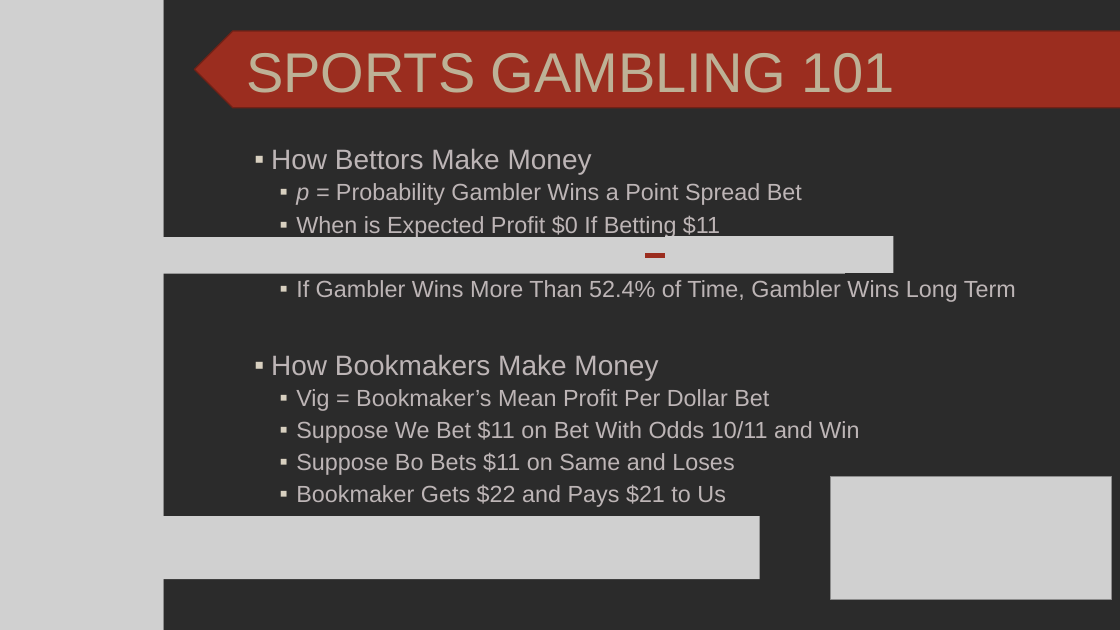
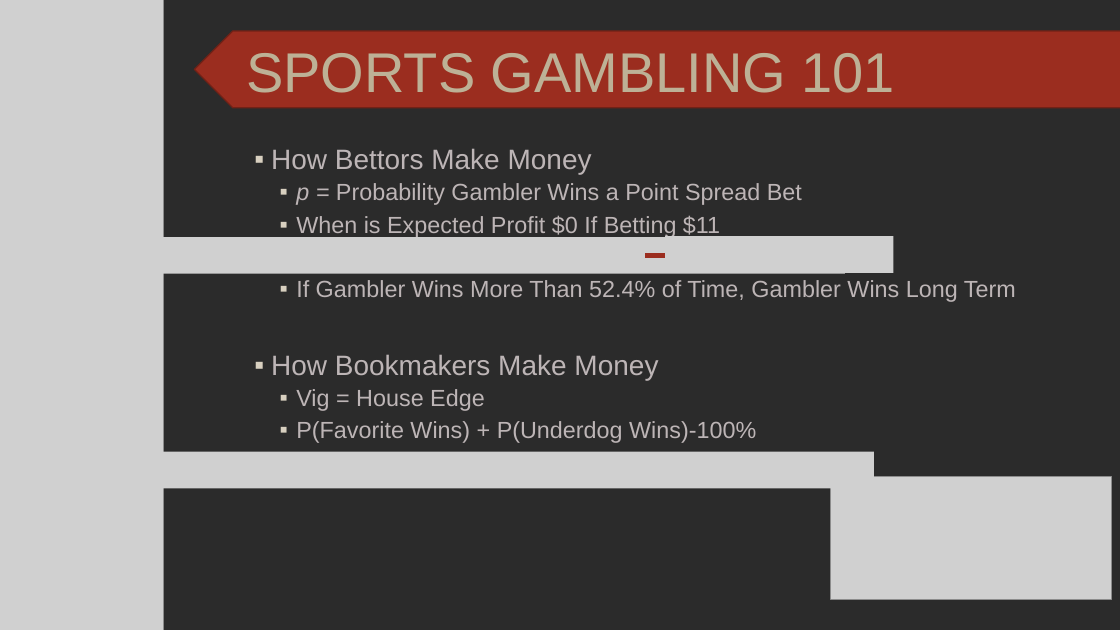
Before and after one commit to SuperMarioGiacomazzo/STOR538_WEBSITE, a slide deck: slide 7 of Slides/Gambling 1/Gambling_1_Lecture.pptx. Drawn at 1120x630 pixels with LibreOffice and Linux fonts; fonts in the diff are those of the drawing; grey boxes stand for pictures; background and template pictures are left out; a plain dark background stands for a picture behind light text. Boxes give left, top, right and bottom in pixels: in the first picture for what was removed or moved away, otherwise in the second. Text is boxed around its words. In the diff, an @@ line names an element or a change of style, - is before the commit and + after.

```diff
--- a/Slides/Gambling 1/Gambling_1_Lecture.pptx
+++ b/Slides/Gambling 1/Gambling_1_Lecture.pptx
@@ text at bbox=[296, 389, 756, 443]: text changed @@
-  ▪ Vig = Bookmaker’s Mean Profit Per Dollar Bet
-  ▪ Suppose We Bet $11 on Bet With Odds 10/11 and Win
-  ▪ Suppose Bo Bets $11 on Same and Loses
-  ▪ Bookmaker Gets $22 and Pays $21 to Us
+  ▪ Vig = House Edge
+  ▪ P(Favorite Wins) + P(Underdog Wins)-100%
@@ picture added at bbox=[114, 452, 875, 489] @@
@@ picture removed at bbox=[0, 516, 760, 579] @@
```
Also in this commit, not shown: 6 other slides changed, 1 slide added, 4 slides removed, 3 other files.
